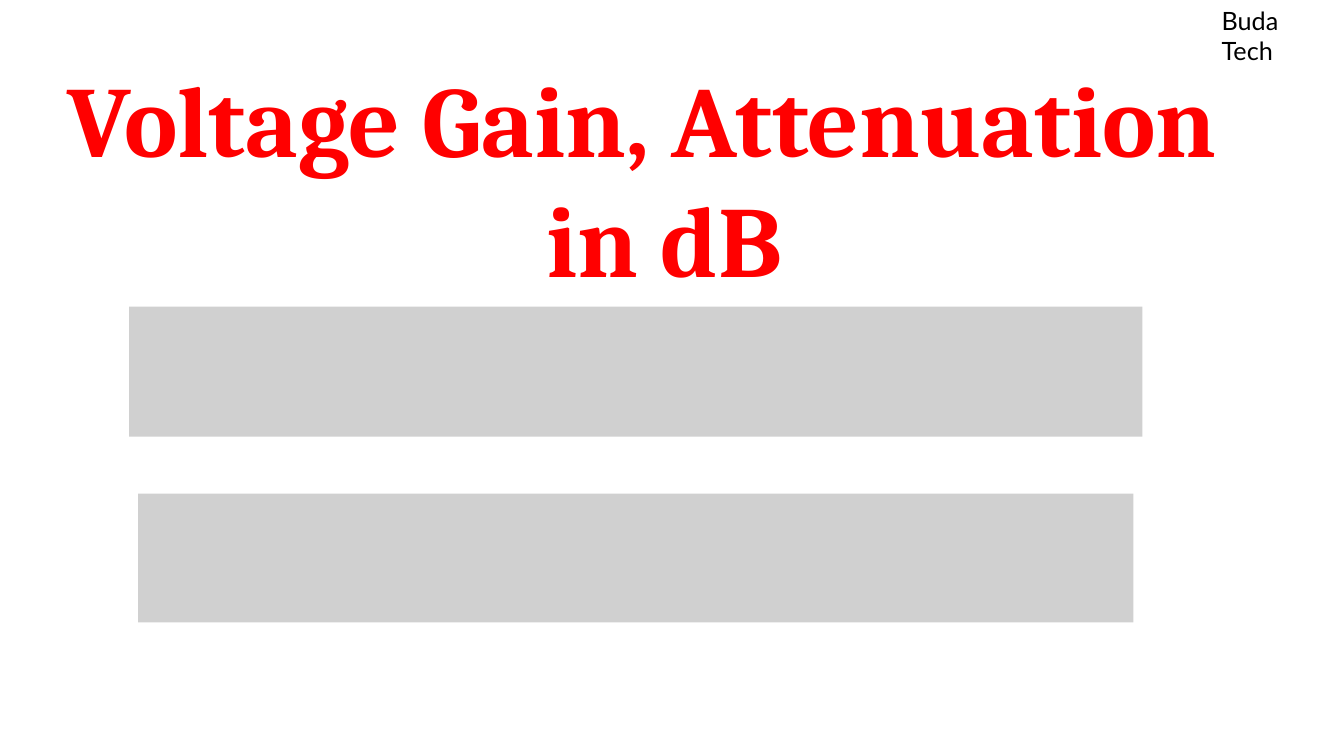
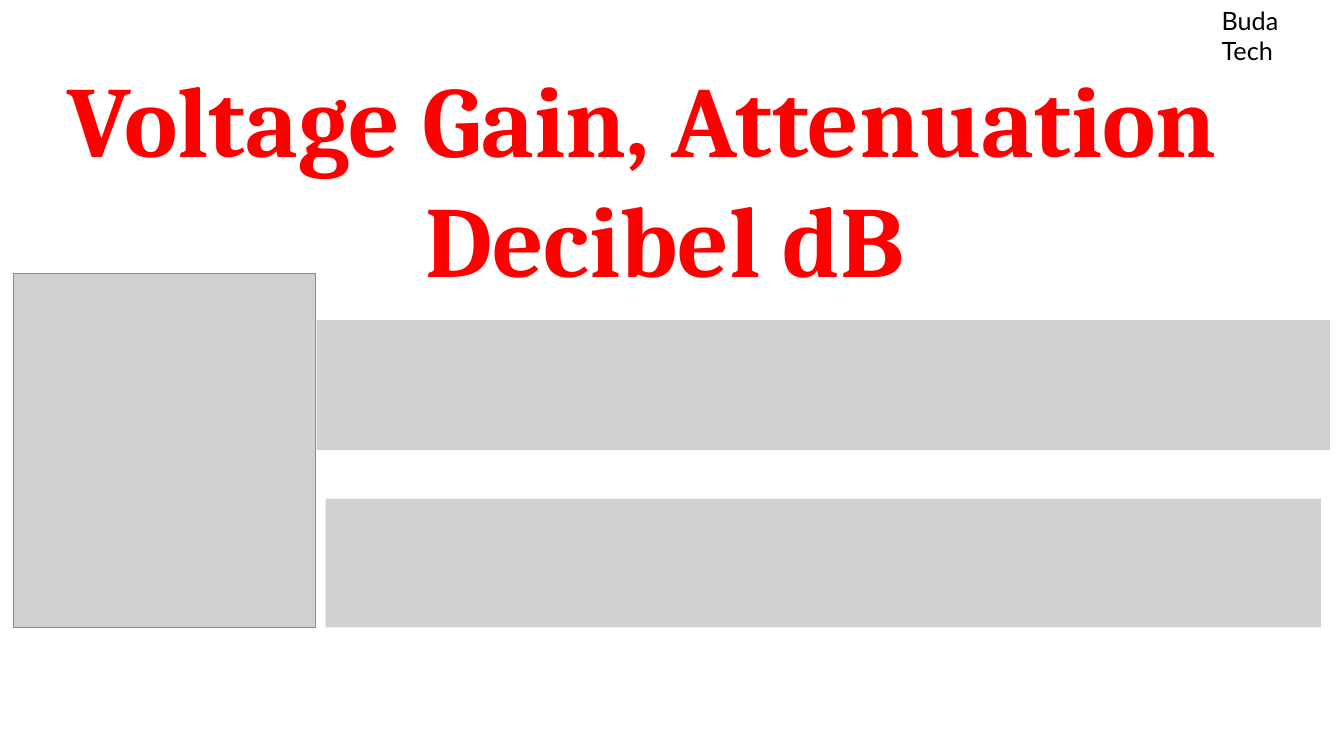
Before and after one commit to MaliusMartin/Budatech-Academy, a slide deck: slide 33 of POWER SUPPLY/Power unit conversion.pptx (slide 32 before the commit). Drawn at 1344x756 pixels with LibreOffice and Linux fonts; fonts in the diff are those of the drawing; grey boxes stand for pictures. Boxes give left, top, right and bottom in pixels: in the first picture for what was removed or moved away, otherwise in the second. Text is boxed around its words. In the diff, an @@ line names an element or a change of style, - is before the commit and + after.

```diff
--- a/POWER SUPPLY/Power unit conversion.pptx
+++ b/POWER SUPPLY/Power unit conversion.pptx
@@ text at (425,207,904,278): text changed @@
-in dB
+Decibel dB
@@ picture added at (14,273,316,627) @@
@@ picture: place and size @@
-picture at (129,307,1142,437)
+picture at (317,321,1330,451)
@@ picture: place and size @@
-picture at (138,494,1133,623)
+picture at (326,499,1321,628)
```
Also in this commit, not shown: 4 other slides changed, 2 slides added, 47 other files.
